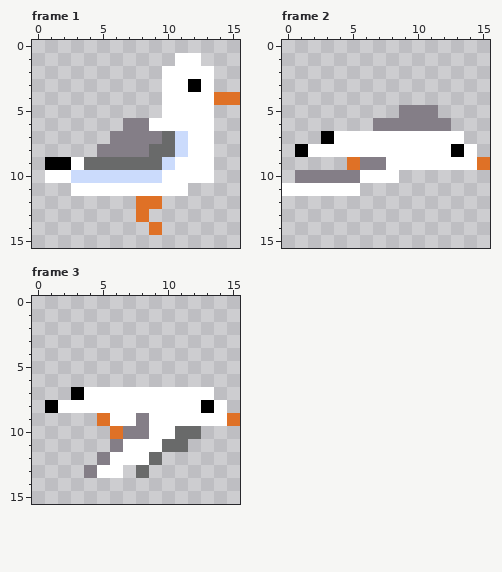
Pixel-art file -- gull.ase. This is how it looked before the edit.
16x16 pixels, 3 frames. Shown: frame 1, frame 2, frame 3.
Once edited:
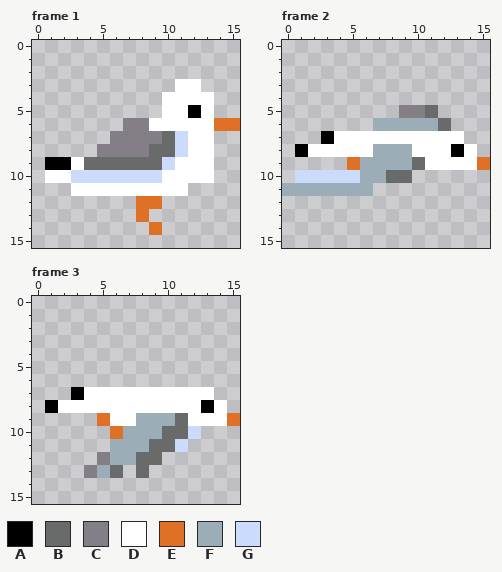
Palette (. is transparent): A #000000  B #696a6a  C #847e87  D #ffffff  E #df7126  F #9badb7  G #cbdbfc
Difference:
{"where": "frame 1"}
{"frame":1,"y":1,"x":11,"old":"DD","new":".."}
{"frame":1,"y":2,"x":10,"old":"DDDD","new":"...."}
{"frame":1,"y":3,"x":10,"old":"D","new":"."}
{"frame":1,"y":3,"x":12,"old":"AD","new":"D."}
{"frame":1,"y":4,"x":14,"old":"EE","new":".."}
{"frame":1,"y":5,"x":12,"old":"D","new":"A"}
{"frame":1,"y":6,"x":14,"old":"..","new":"EE"}
{"where": "frame 2"}
{"frame":2,"y":5,"x":11,"old":"C","new":"B"}
{"frame":2,"y":6,"x":7,"old":"CCCCCC","new":"FFFFFB"}
{"frame":2,"y":8,"x":7,"old":"DDD","new":"FFF"}
{"frame":2,"y":9,"x":6,"old":"CCDDD","new":"FFFFB"}
{"frame":2,"y":10,"x":1,"old":"CCCCCDDD.","new":"GGGGGFFBB"}
{"frame":2,"y":11,"x":0,"old":"DDDDDD.","new":"FFFFFFF"}
{"where": "frame 3"}
{"frame":3,"y":9,"x":8,"old":"CDDD","new":"FFFB"}
{"frame":3,"y":10,"x":7,"old":"CCDD","new":"FFFB"}
{"frame":3,"y":10,"x":12,"old":"B","new":"G"}
{"frame":3,"y":11,"x":6,"old":"CDDD","new":"FFFB"}
{"frame":3,"y":11,"x":11,"old":"B","new":"G"}
{"frame":3,"y":12,"x":6,"old":"DDD","new":"FFB"}
{"frame":3,"y":13,"x":5,"old":"DD","new":"FB"}
{"label":"changed","picture_box":[162,53,240,131]}
{"label":"changed","picture_box":[282,105,451,196]}
{"label":"changed","picture_box":[97,413,201,478]}
